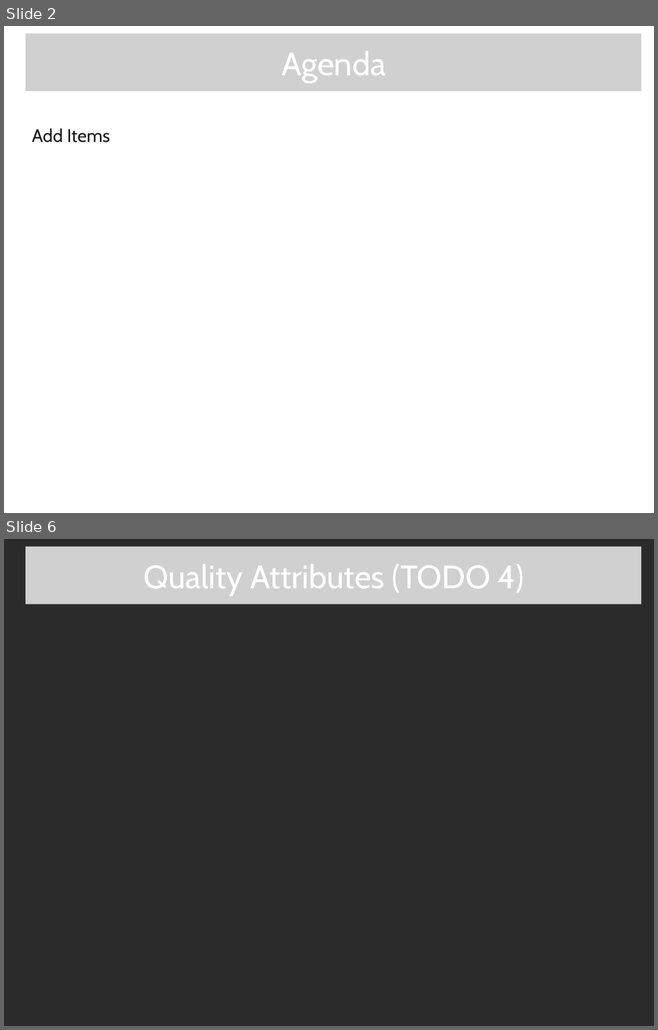
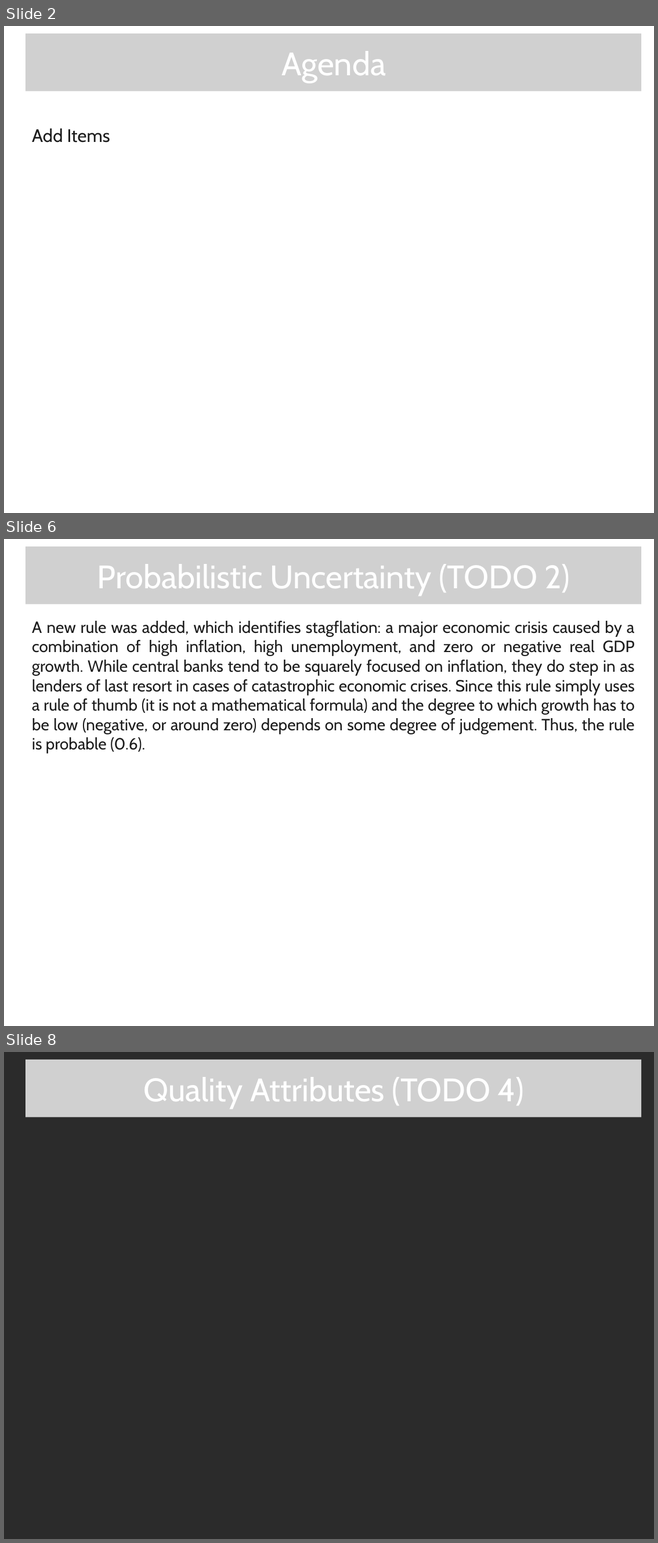
Before and after one commit to Mikachupichu/central-banking-expert-system, a slide deck: A-D2.pptx. Shown one above the other, each under a label of ours: slides 2 and 6 before the commit, slides 2, 6 and 8 after it; the slides between them are not shown. The pictures are 658x1030 and 658x1543 pixels, drawn with LibreOffice and Linux fonts; fonts in the diff are those of the drawing; grey boxes stand for pictures; background and template pictures are left out; a plain dark background stands for a picture behind light text. Boxes give left, top, right and bottom in pixels: in the first picture for what was removed or moved away, otherwise in the second. Text is boxed around its words. In the diff, an @@ line names an element or a change of style, - is before the commit and + after.

Commit message:
TODO 3

```diff
--- a/A-D2.pptx
+++ b/A-D2.pptx
@@ slide 6 added at [4,539,654,1026], background picture (left out) @@
@@ picture added at [25,546,641,604] @@
@@ text added at [97,564,570,595], 36 pt, text #FFFFFF @@
+Probabilistic Uncertainty (TODO 2)
@@ text added at [32,621,634,754], 18 pt, text #1C1C1C @@
+A new rule was added, which identifies stagflation: a major economic crisis caused by a combination of high inflation, high unemployment, and zero or negative real GDP growth. While central banks tend to be squarely focused on inflation, they do step in as lenders of last resort in cases of catastrophic economic crises. Since this rule simply uses a rule of thumb (it is not a mathematical formula) and the degree to which growth has to be low (negative, or around zero) depends on some degree of judgement. Thus, the rule is probable (0.6).
@@ what was slide 6 is now slide 8 @@
```
Also in this commit, not shown: 3 slides changed, 1 other slide added, 1 other file.
